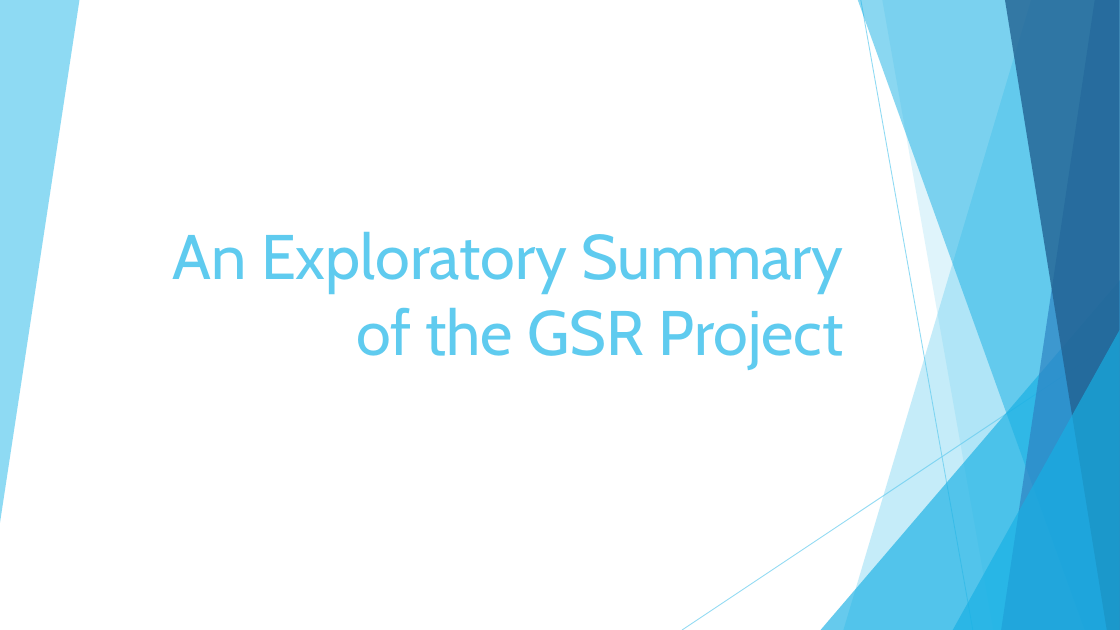
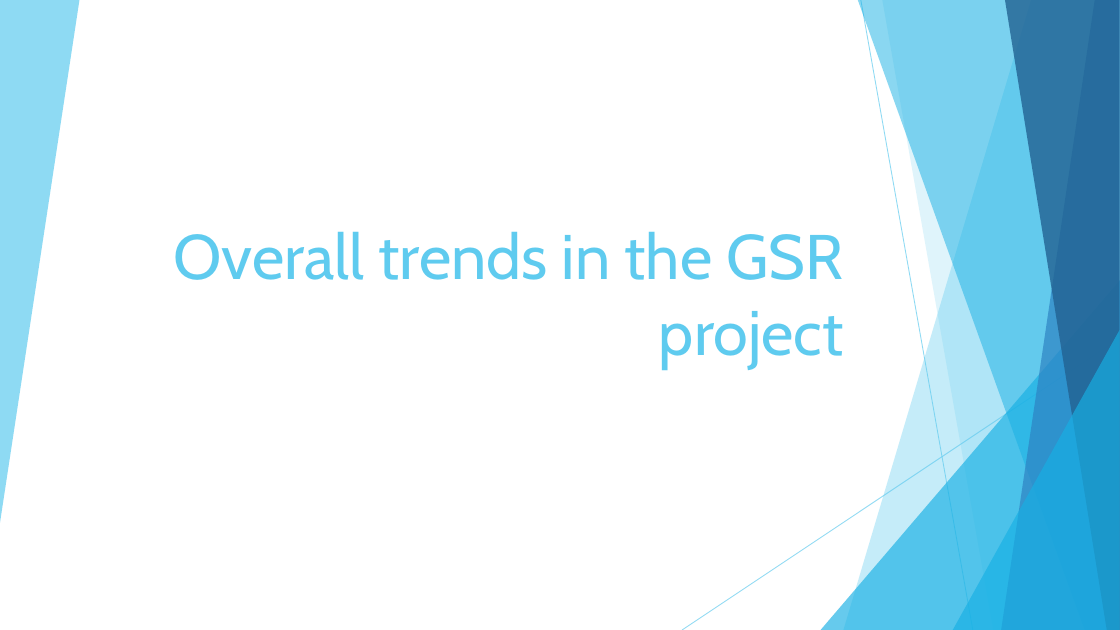
Before and after one commit to LucyYaoyuanHuang/gsr, a slide deck: slide 1 of GSRExploratory.pptx. Drawn at 1120x630 pixels with LibreOffice and Linux fonts; fonts in the diff are those of the drawing. Boxes give left, top, right and bottom in pixels: in the first picture for what was removed or moved away, otherwise in the second. Text is boxed around its words. In the diff, an @@ line names an element or a change of style, - is before the commit and + after.

```diff
--- a/GSRExploratory.pptx
+++ b/GSRExploratory.pptx
@@ title at <box>174,232,844,369</box>: text changed @@
-An Exploratory Summary of the GSR Project
+Overall trends in the GSR project
```
Also in this commit, not shown: 3 other slides changed, 9 slides added, 7 slides removed, 2 other files.
